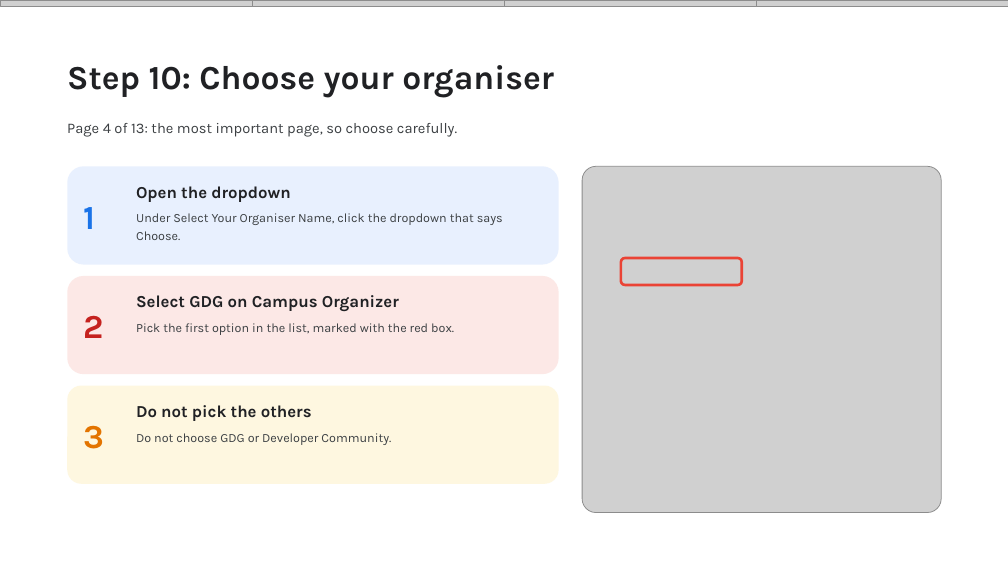
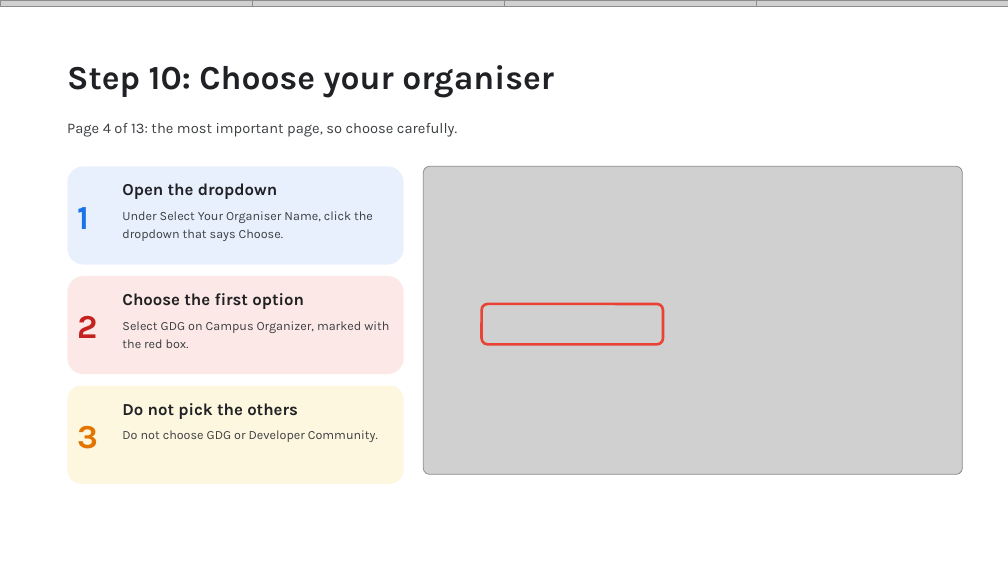
Before and after one commit to Viverun/Realism_Grade, a slide deck: slide 12 of Skill_Boost_Registration_Guide.pptx. Drawn at 1008x567 pixels with LibreOffice and Linux fonts; fonts in the diff are those of the drawing; grey boxes stand for pictures. Boxes give left, top, right and bottom in pixels: in the first picture for what was removed or moved away, otherwise in the second. Text is boxed around its words. In the diff, an @@ line names an element or a change of style, - is before the commit and + after.

```diff
--- a/Skill_Boost_Registration_Guide.pptx
+++ b/Skill_Boost_Registration_Guide.pptx
@@ rounded rectangle: place and size @@
-rounded rectangle at (67, 166, 559, 265)
+rounded rectangle at (67, 166, 404, 265)
@@ text "Open the dropdown": place and size @@
-text "Open the dropdown" at (136, 186, 290, 202)
+text "Open the dropdown" at (122, 183, 277, 199)
@@ picture: place and size @@
-picture at (582, 166, 941, 513)
+picture at (423, 166, 963, 474)
@@ text "Under Select Your Organiser Name, ..." rewrapped from (136, 213, 503, 240) to (122, 211, 373, 241) @@
@@ rounded rectangle: place and size @@
-rounded rectangle at (67, 276, 559, 374)
+rounded rectangle at (67, 276, 404, 374)
@@ text at (122, 293, 304, 309): text changed @@
-Select GDG on Campus Organizer
+Choose the first option
@@ text at (122, 321, 389, 348): text changed @@
-Pick the first option in the list, marked with the red box.
+Select GDG on Campus Organizer, marked with the red box.
@@ rounded rectangle: place and size @@
-rounded rectangle at (621, 258, 742, 285)
+rounded rectangle at (482, 304, 663, 344)
@@ rounded rectangle: place and size @@
-rounded rectangle at (67, 386, 559, 484)
+rounded rectangle at (67, 386, 404, 484)
@@ 3 texts: place and size @@
-3 texts at (83, 207, 104, 449)
+3 texts at (77, 207, 98, 449)
@@ text "Do not pick the others": place and size @@
-text "Do not pick the others" at (136, 405, 312, 421)
+text "Do not pick the others" at (122, 403, 298, 419)
@@ text "Do not choose GDG or ...": place and size @@
-text "Do not choose GDG or ..." at (136, 433, 391, 445)
+text "Do not choose GDG or ..." at (122, 430, 378, 442)
```
Also in this commit, not shown: 19 other slides changed.
